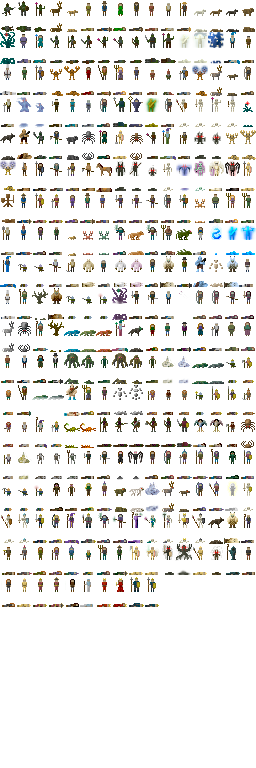
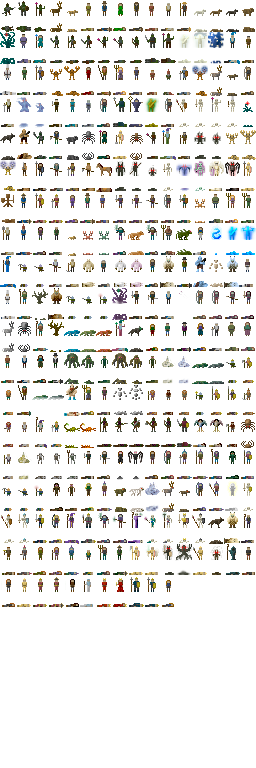
Before/after of a 256px x 768px layered artwork. What changed in the layer stack:
painted on "Background" over left=162, top=580, right=174, bottom=607
